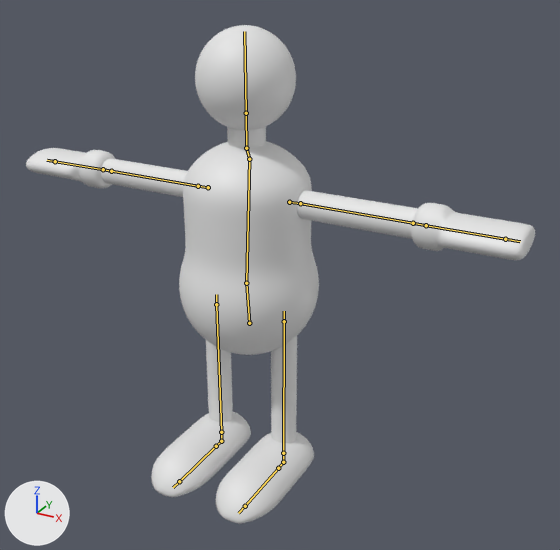
The Blender file Assets/meshes/rubber_man.blend, before and after one commit.
The view is the same before and after, from a 50 mm camera at (0.797, -1.311, 1.132) aimed at (0.106, -0.054, 0.503). The lights are fixed; the arrows at lower left show +X, +Y and +Z. The bones that bend it are drawn over the model as lines.

Objects in the first picture: 'RubberBuddy'.
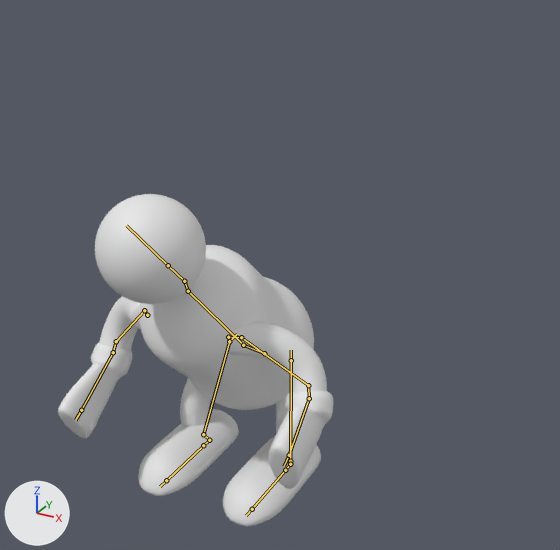
The newer file adds an action. The first version stands in its rest pose; the second is drawn at frame 1 of the action 'crouch'.

Boxes [x1, y1, x2, y2] around the edits, measured in the pictures (560 x 550 px):
'RubberBuddy', posed (46% narrower, 33% shorter)
    before: [26, 25, 535, 524]
    after: [58, 194, 334, 526]
bone 'BodyStart', root to tip
    before: (249, 323) to (246, 283)
    after: (264, 353) to (243, 345)
bone 'BodyEnd', root to tip
    before: (249, 159) to (246, 148)
    after: (188, 291) to (184, 281)
bone 'Neck', root to tip
    before: (246, 148) to (246, 113)
    after: (184, 281) to (168, 265)
bone 'ArmEnd.L', root to tip
    before: (413, 223) to (426, 225)
    after: (308, 385) to (309, 398)
bone 'HandEnd.L', root to tip
    before: (505, 239) to (520, 241)
    after: (289, 455) to (284, 466)
bone 'ArmEnd.R', root to tip
    before: (111, 171) to (103, 169)
    after: (116, 341) to (113, 352)
bone 'HandEnd.R', root to tip
    before: (55, 161) to (47, 160)
    after: (81, 410) to (75, 420)

The change in detail:
Bone 'HipCtrl' (bone_hipctrl) moves from (0.0, 0.0, 0.0) to (-0.01, 0.147, -0.006).
Bone 'HipCtrl' (bone_hipctrl) turns from (0, 0, 0) to (49, 4, -1) degrees about its own x, y and z.
Bone 'BodyStart' (bone_bodystart) turns from (0, 0, 0) to (0, 0, -1) degrees about its own x, y and z.
Bone 'BodyEnd' (bone_bodyend) moves from (0.0, 0.0, 0.0) to (0.007, -0.006, 0.0).
Bone 'Neck' (bone_neck) turns from (0, 0, 0) to (0, 0, 43) degrees about its own x, y and z.
Bone 'ArmEnd.L' (bone_armend_l) moves from (0.0, 0.0, 0.0) to (0.096, -0.114, -0.057).
Bone 'ArmEnd.L' (bone_armend_l) turns from (0, 0, 0) to (0, -35, 0) degrees about its own x, y and z.
Bone 'HandEnd.L' (bone_handend_l) moves from (0.0, 0.0, 0.0) to (0.178, -0.266, 0.06).
Bone 'HandEnd.L' (bone_handend_l) turns from (0, 0, 0) to (72, -6, -88) degrees about its own x, y and z.
Bone 'ArmEnd.R' (bone_armend_r) moves from (0.0, 0.0, 0.0) to (-0.111, -0.135, -0.037).
Bone 'HandEnd.R' (bone_handend_r) moves from (0.0, 0.0, 0.0) to (-0.212, -0.31, 0.093).
Bone 'HandEnd.R' (bone_handend_r) turns from (0, 0, 0) to (62, -4, 92) degrees about its own x, y and z.
Bone 'FootCtrl.L' (bone_footctrl_l) moves from (0.0, 0.0, 0.0) to (0.018, 0.0, 0.0).
Bone 'FootCtrl.R' (bone_footctrl_r) moves from (0.0, 0.0, 0.0) to (-0.028, -0.011, 0.0).
Bone 'Knee.L' (bone_knee_l) moves from (0.0, 0.0, 0.0) to (0.069, 0.153, -0.076).
Bone 'Elbow.L' (bone_elbow_l) moves from (0.0, 0.0, 0.0) to (0.019, 0.101, -0.005).
Bone 'Knee.R' (bone_knee_r) moves from (0.0, 0.0, 0.0) to (-0.074, 0.159, -0.069).
Bone 'Elbow.R' (bone_elbow_r) moves from (0.0, 0.0, 0.0) to (-0.002, 0.101, 0.001).
